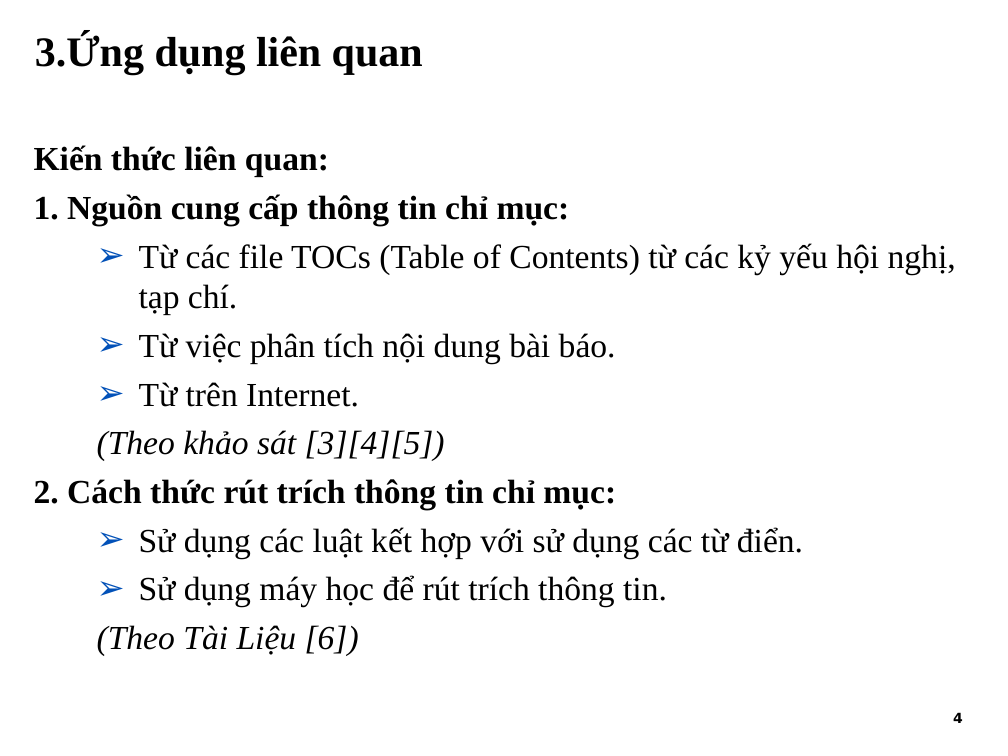
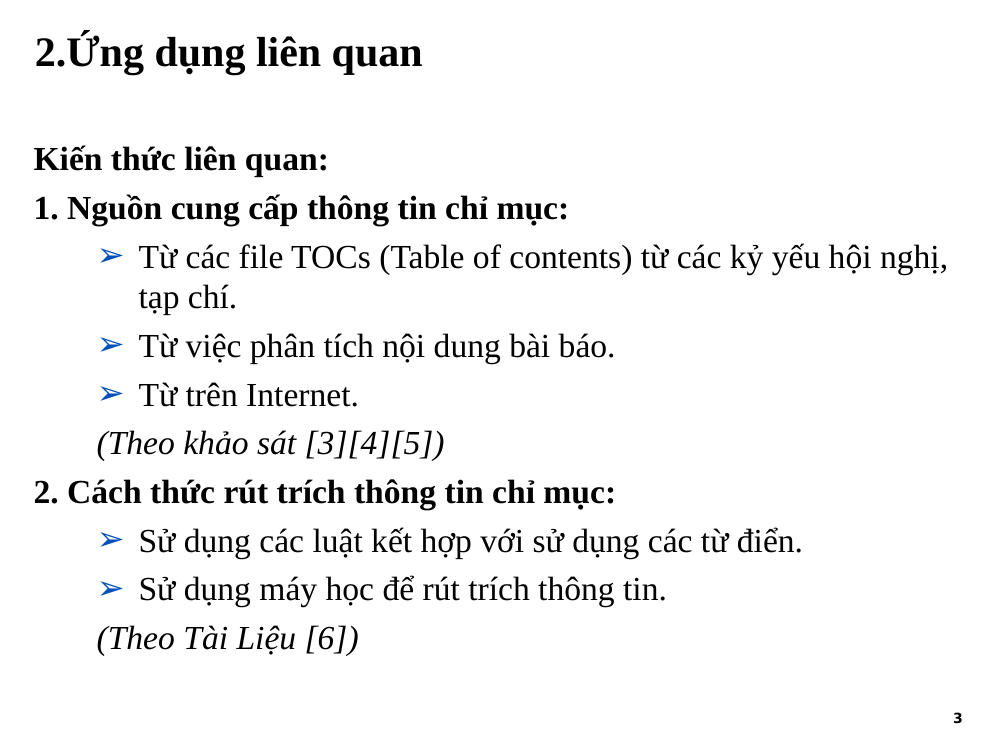
Before and after one commit to tiendv/detaitotnghiep, a slide deck: slide 4 of Report/Slide Baove/Final_slide.ppt (slide 5 before the commit). Drawn at 1008x756 pixels with LibreOffice and Linux fonts; fonts in the diff are those of the drawing; background and template pictures are left out. Boxes give left, top, right and bottom in pixels: in the first picture for what was removed or moved away, otherwise in the second. Text is boxed around its words. In the diff, an @@ line names an element or a change of style, - is before the commit and + after.

```diff
--- a/Report/Slide Baove/Final_slide.ppt
+++ b/Report/Slide Baove/Final_slide.ppt
@@ title at bbox=[35, 33, 423, 74]: text changed @@
-3.Ứng dụng liên quan
+2.Ứng dụng liên quan
@@ text at bbox=[139, 243, 948, 315]: text changed @@
-  ➢ Từ các file TOCs (Table of Contents) từ các kỷ yếu hội nghị, tạp chí.
+  ➢ Từ các file TOCs (Table of contents) từ các kỷ yếu hội nghị, tạp chí.
@@ text at bbox=[953, 712, 963, 724]: text changed @@
-4
+3
```
Also in this commit, not shown: 14 other slides changed, 1 slide removed.
